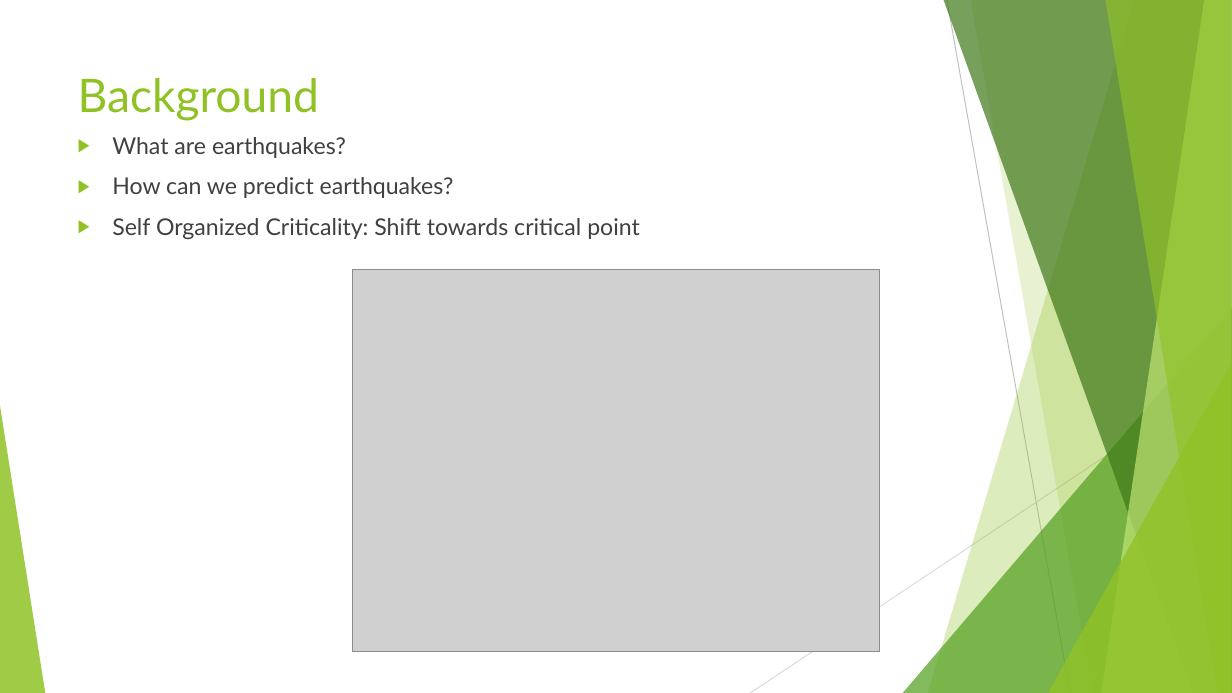
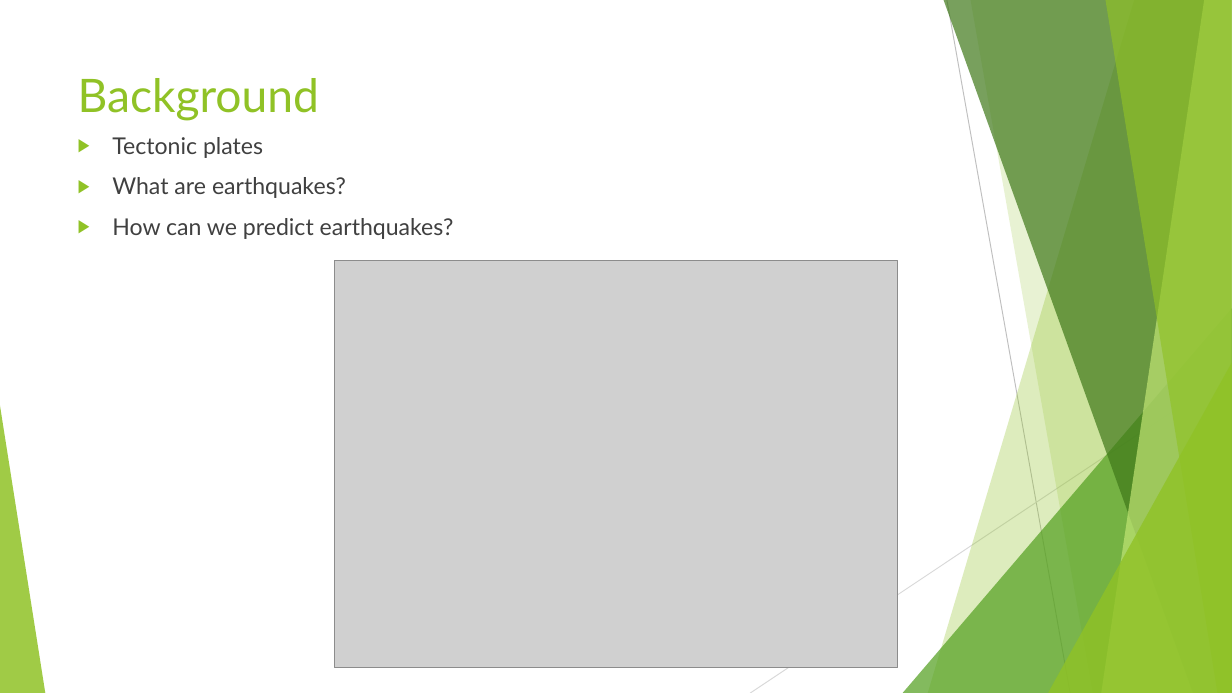
Before and after one commit to aMartin6/Final_Project, a slide deck: slide 2 of Earthquake Presentation.pptx. Drawn at 1232x693 pixels with LibreOffice and Linux fonts; fonts in the diff are those of the drawing; grey boxes stand for pictures. Boxes give left, top, right and bottom in pixels: in the first picture for what was removed or moved away, otherwise in the second. Text is boxed around its words. In the diff, an @@ line names an element or a change of style, - is before the commit and + after.

```diff
--- a/Earthquake Presentation.pptx
+++ b/Earthquake Presentation.pptx
@@ text at bbox=[112, 137, 263, 158]: paragraph added @@
+▶ Tectonic plates
@@ text at bbox=[112, 218, 640, 239]: paragraph removed @@
-▶ Self Organized Criticality: Shift towards critical point
@@ picture: place and size @@
-picture at bbox=[353, 270, 880, 652]
+picture at bbox=[335, 261, 898, 668]
```
Also in this commit, not shown: 7 other slides changed, 3 slides added, 1 slide removed.
